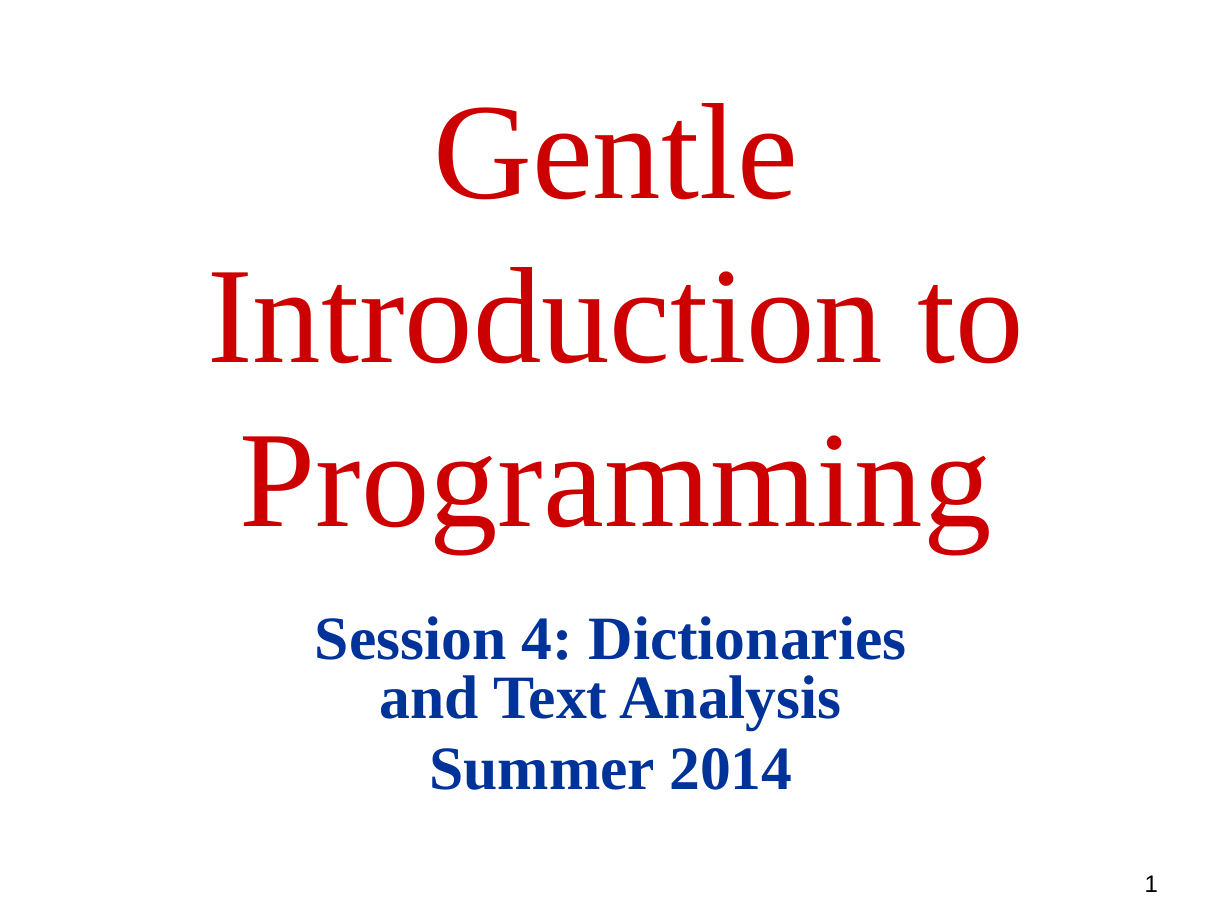
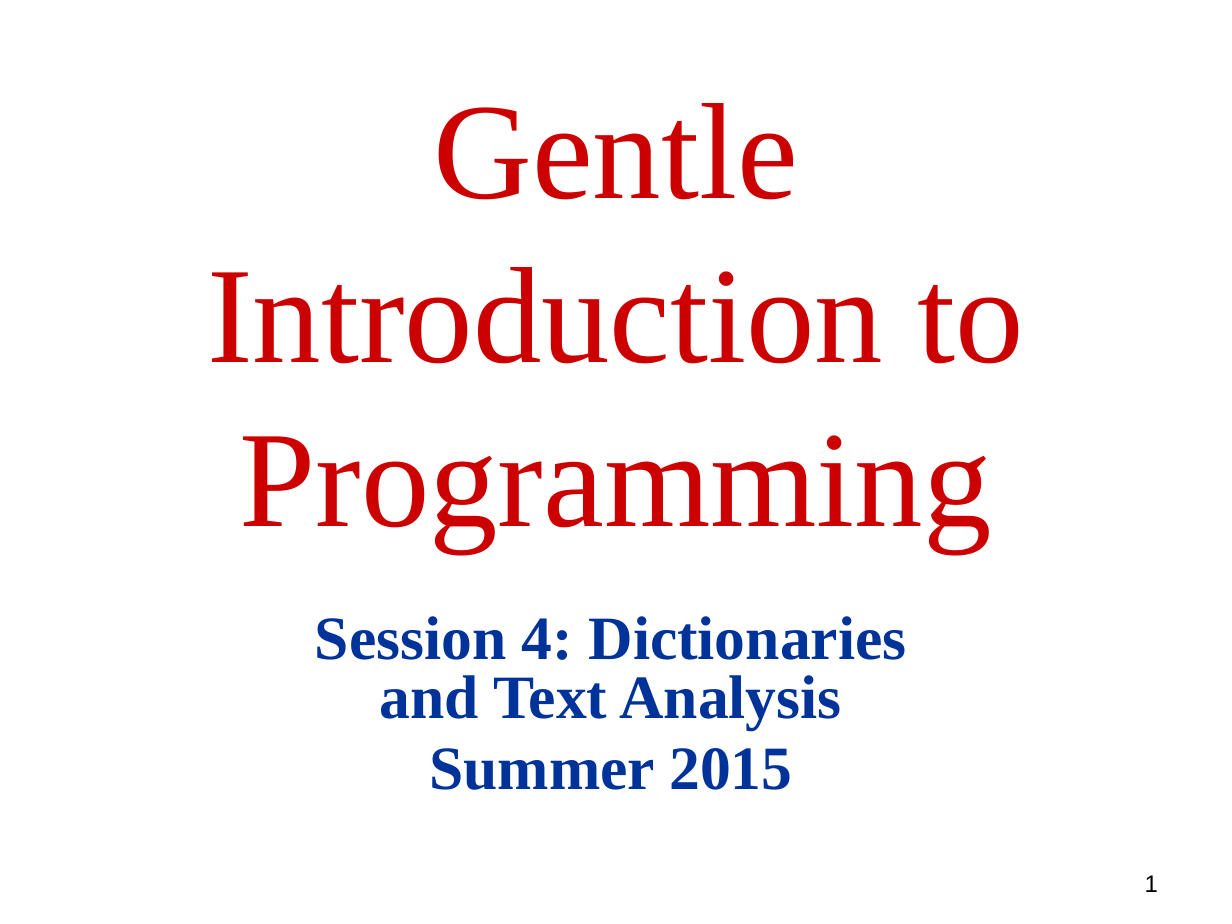
Before and after one commit to robintux/gip, a slide deck: slide 1 of Sessions/4/gip4.pptx. Drawn at 1232x924 pixels with LibreOffice and Linux fonts; fonts in the diff are those of the drawing. Boxes give left, top, right and bottom in pixels: in the first picture for what was removed or moved away, otherwise in the second. Text is boxed around its words. In the diff, an @@ line names an element or a change of style, - is before the commit and + after.

Commit message:
revised for 2015

```diff
--- a/Sessions/4/gip4.pptx
+++ b/Sessions/4/gip4.pptx
@@ text at (429,748,792,790): text changed @@
-Summer 2014
+Summer 2015
```
Also in this commit, not shown: 1 other slide changed.
